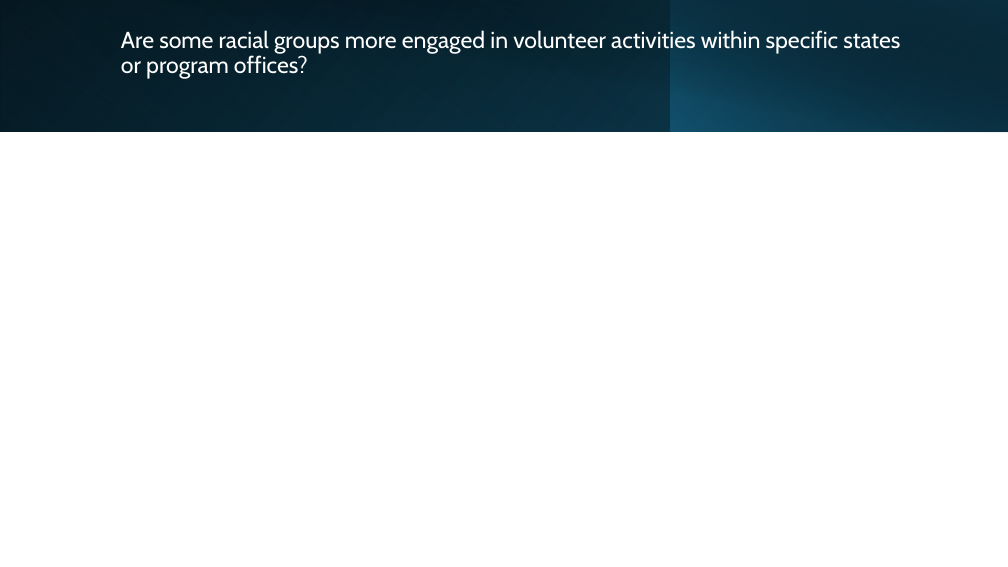
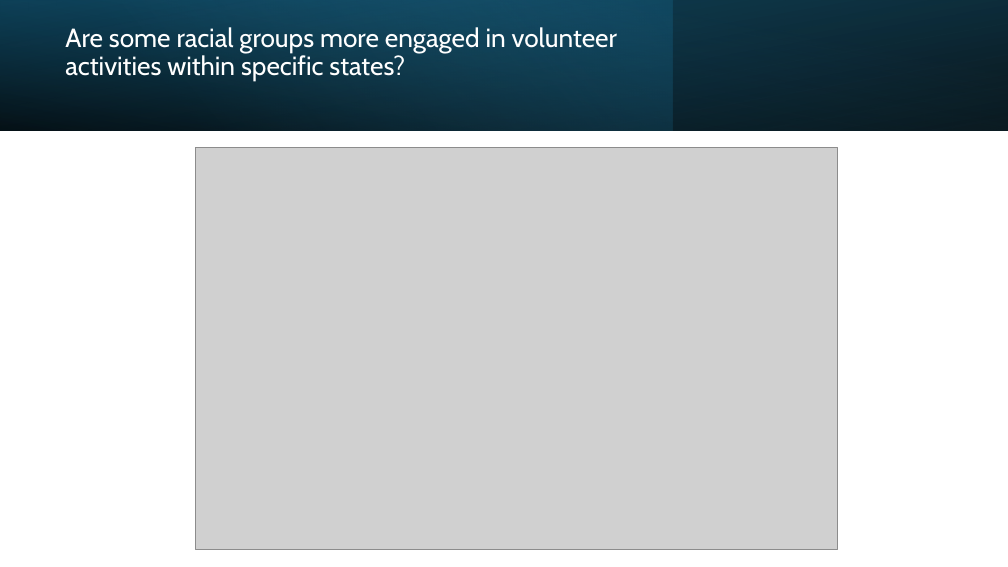
Before and after one commit to Anusha-raju/AmeriCorps-Volunteers, a slide deck: slide 7 of AmeriCorps EDA.pptx (slide 10 before the commit). Drawn at 1008x567 pixels with LibreOffice and Linux fonts; fonts in the diff are those of the drawing; grey boxes stand for pictures. Boxes give left, top, right and bottom in pixels: in the first picture for what was removed or moved away, otherwise in the second. Text is boxed around its words. In the diff, an @@ line names an element or a change of style, - is before the commit and + after.

```diff
--- a/AmeriCorps EDA.pptx
+++ b/AmeriCorps EDA.pptx
@@ rectangle at <box>0,0,1008,130</box>: rotation 0 to 180 degrees @@
@@ rectangle at <box>0,0,672,130</box>: fill gradient #156082 to #0B3041 to gradient #156082 to #46B1E1; mirrored; rotation 180 to 0 degrees @@
@@ rectangle: place and size @@
-rectangle at <box>38,0,1008,132</box>
+rectangle at <box>0,0,1008,130</box>
@@ rectangle at <box>0,0,1008,130</box>: fill gradient #000000 to #0B3041 to gradient #000000 to #156082; mirrored @@
@@ title at <box>65,27,617,81</box>: text changed; size 22 to 25 pt @@
-Are some racial groups more engaged in volunteer activities within specific states or program offices?
+Are some racial groups more engaged in volunteer activities within specific states?
@@ rectangle removed at <box>671,0,1008,132</box> @@
@@ picture added at <box>195,147,838,549</box> @@
```
Also in this commit, not shown: 5 other slides changed, 1 slide removed, 2 other files.
